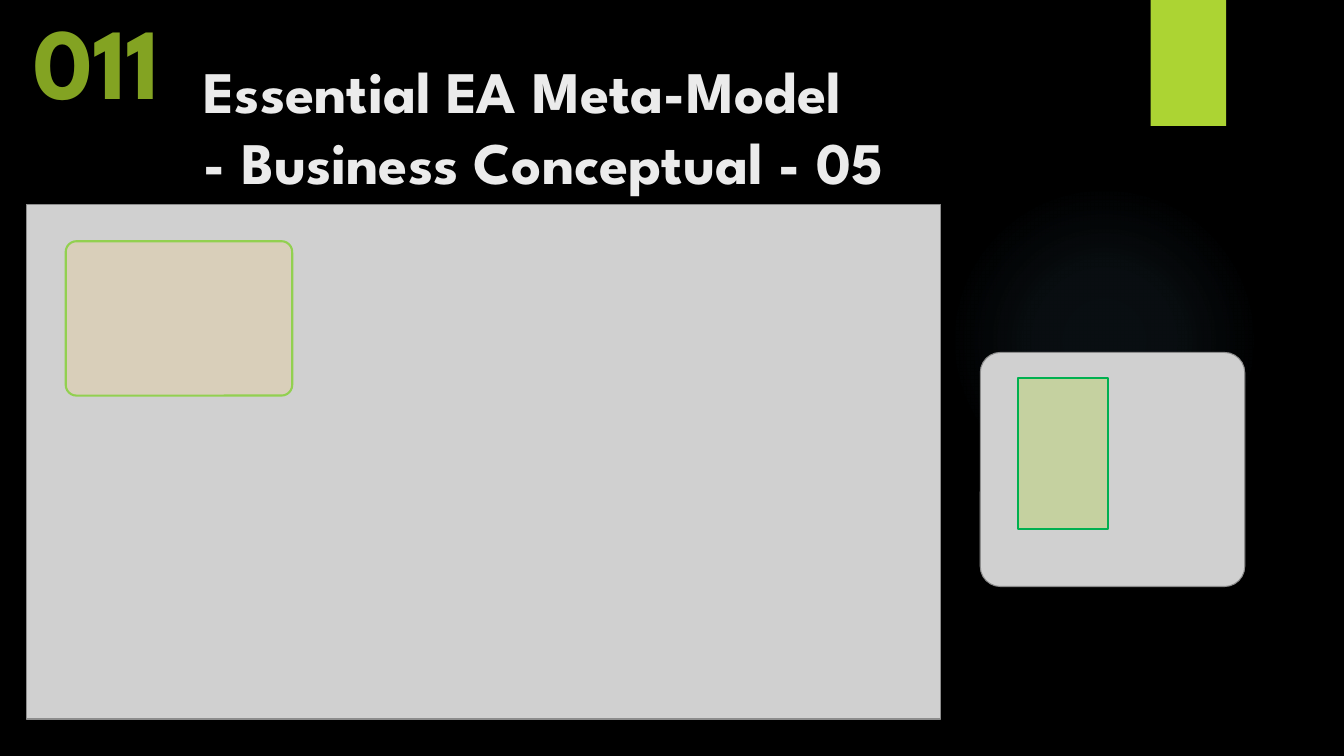
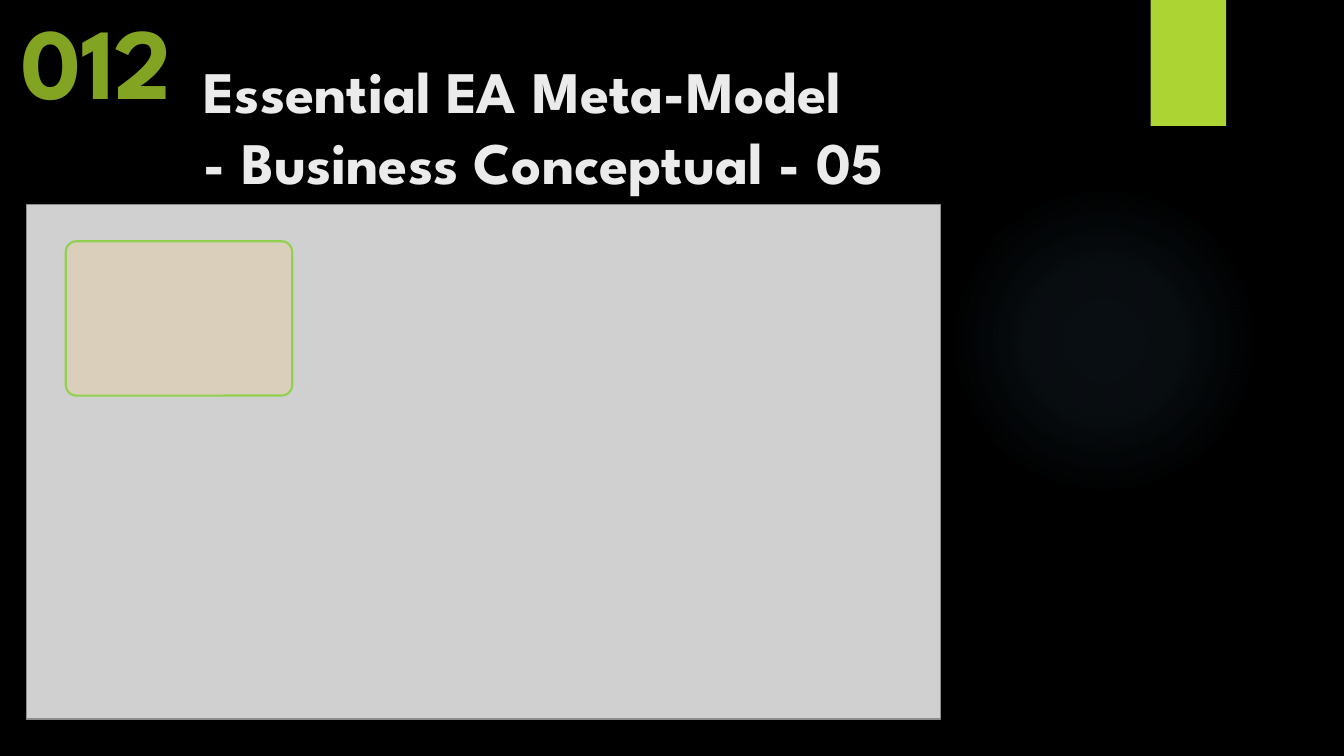
Before and after one commit to yasenstar/EA_MetaModel, a slide deck: slide 13 of Master_EAS_Meta-Model.pptx (slide 12 before the commit). Drawn at 1344x756 pixels with LibreOffice and Linux fonts; fonts in the diff are those of the drawing; grey boxes stand for pictures; background and template pictures are left out. Boxes give left, top, right and bottom in pixels: in the first picture for what was removed or moved away, otherwise in the second. Text is boxed around its words. In the diff, an @@ line names an element or a change of style, - is before the commit and + after.

```diff
--- a/Master_EAS_Meta-Model.pptx
+++ b/Master_EAS_Meta-Model.pptx
@@ text at (22,31,172,100): text changed @@
-011
+012
@@ picture removed at (981,353,1245,587) @@
@@ rectangle removed at (1018,378,1109,529) @@
```
Also in this commit, not shown: 2 other slides changed, 1 slide added, 4 other files.
